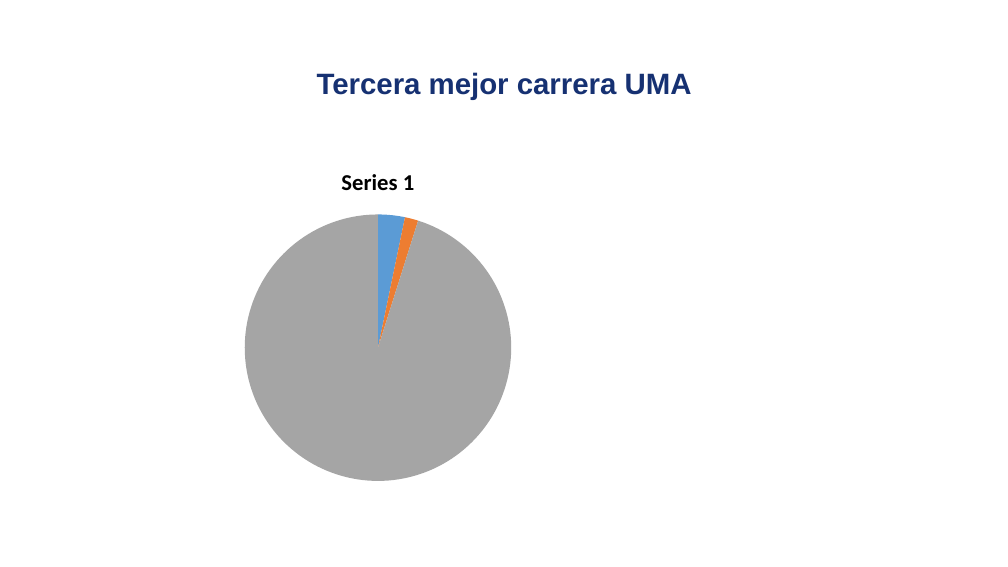
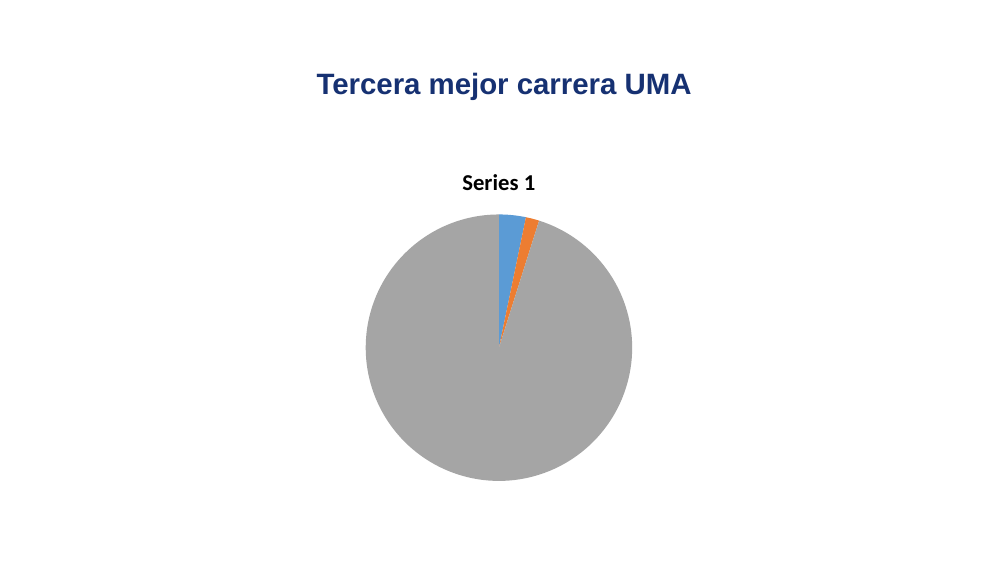
Before and after one commit to david-monroy/sistema-aid, a slide deck: slide 2 of sistemaaid/backend/ia/presentaciones/pruebapresentaciones.pptx. Drawn at 1008x567 pixels with LibreOffice and Linux fonts; fonts in the diff are those of the drawing. Boxes give left, top, right and bottom in pixels: in the first picture for what was removed or moved away, otherwise in the second. Text is boxed around its words. In the diff, an @@ line names an element or a change of style, - is before the commit and + after.

```diff
--- a/sistemaaid/backend/ia/presentaciones/pruebapresentaciones.pptx
+++ b/sistemaaid/backend/ia/presentaciones/pruebapresentaciones.pptx
@@ pie chart: place and size @@
-pie chart at [151,151,605,492]
+pie chart at [272,151,726,492]
```
Also in this commit, not shown: 2 other slides changed, 2 other files.
